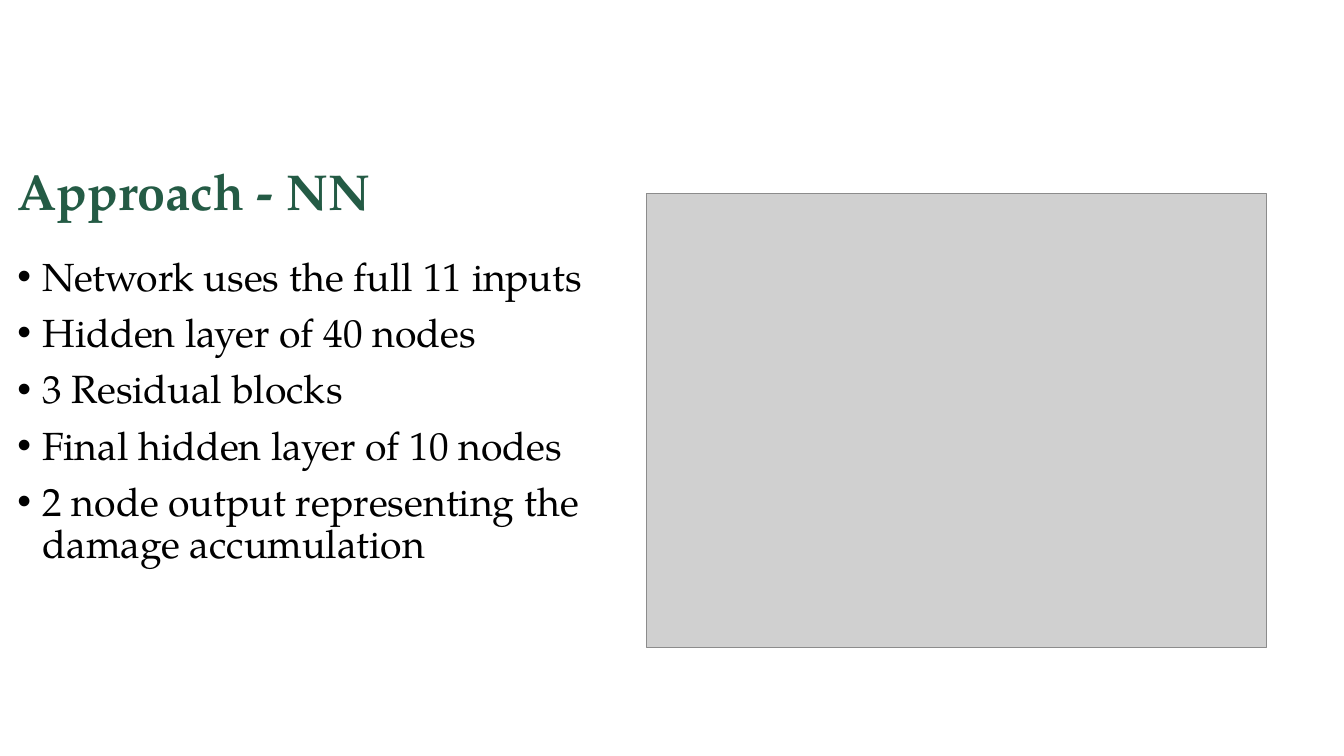
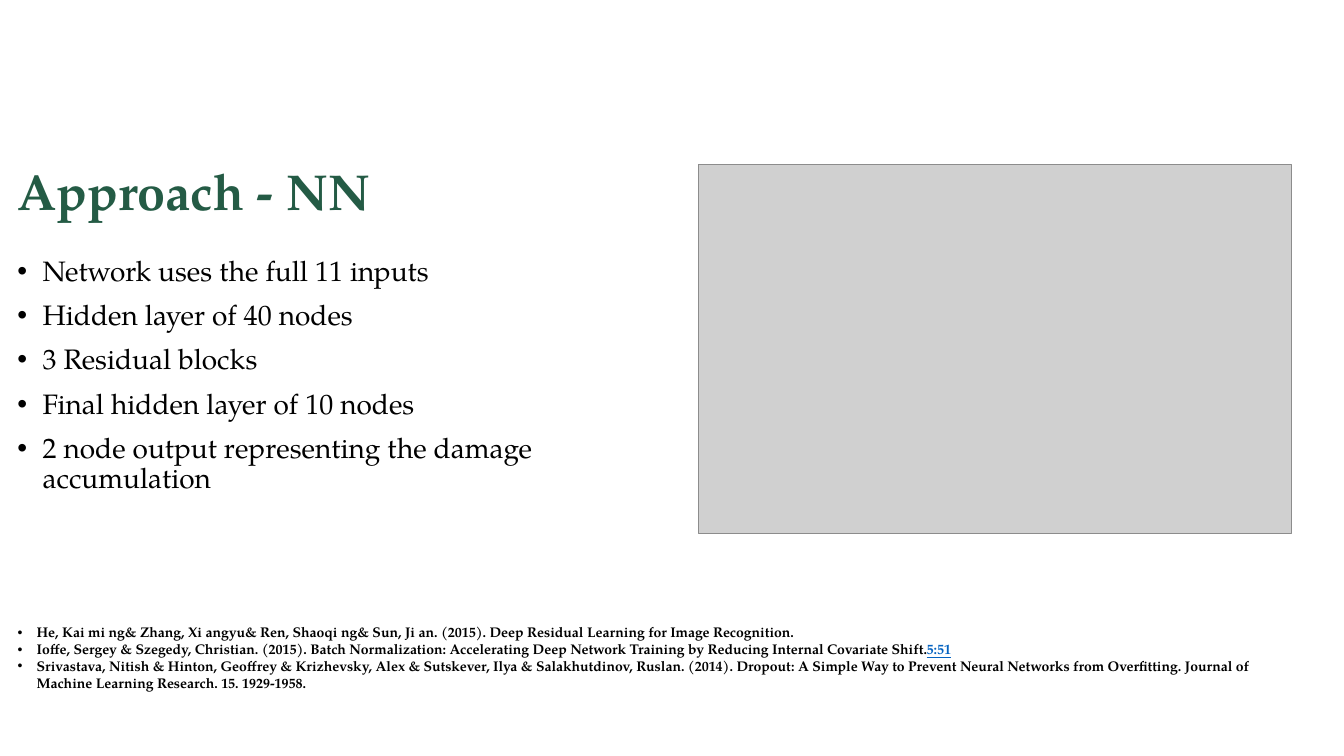
Before and after one commit to ASMEHackathon/UBMAIT, a slide deck: slide 9 of UBMAIT_ASME_Hackathon.pptx. Drawn at 1344x756 pixels with LibreOffice and Linux fonts; fonts in the diff are those of the drawing; grey boxes stand for pictures; background and template pictures are left out. Boxes give left, top, right and bottom in pixels: in the first picture for what was removed or moved away, otherwise in the second. Text is boxed around its words. In the diff, an @@ line names an element or a change of style, - is before the commit and + after.

```diff
--- a/UBMAIT_ASME_Hackathon.pptx
+++ b/UBMAIT_ASME_Hackathon.pptx
@@ picture resized from (x1=647, y1=194, x2=1266, y2=647) to (x1=699, y1=164, x2=1292, y2=533) @@
@@ text "Network uses the full 11 ..." at (x1=43, y1=260, x2=532, y2=489): size 28 to 20 pt @@
@@ text added at (x1=37, y1=626, x2=1249, y2=692), 10 pt, text #000000, bold @@
+• He, Kai mi ng& Zhang, Xi angyu& Ren, Shaoqi ng& Sun, Ji an. (2015). Deep Residual Learning for Image Recognition.
+• Ioffe, Sergey & Szegedy, Christian. (2015). Batch Normalization: Accelerating Deep Network Training by Reducing Internal Covariate Shift.5:51
+• Srivastava, Nitish & Hinton, Geoffrey & Krizhevsky, Alex & Sutskever, Ilya & Salakhutdinov, Ruslan. (2014). Dropout: A Simple Way to Prevent Neural Networks from Overfitting. Journal of Machine Learning Research. 15. 1929-1958.
```
Also in this commit, not shown: 4 other slides changed, 3 slides added, 2 slides removed.
